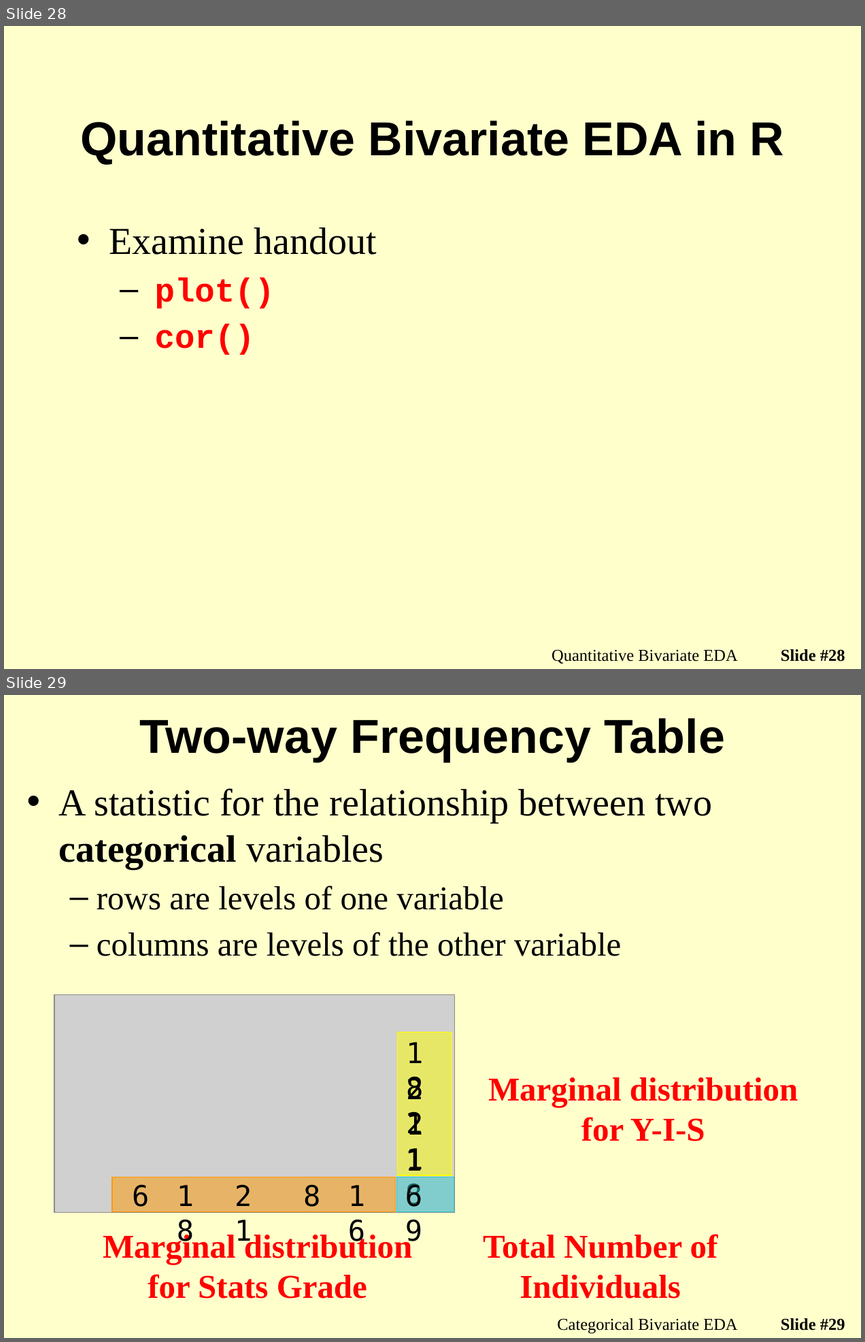
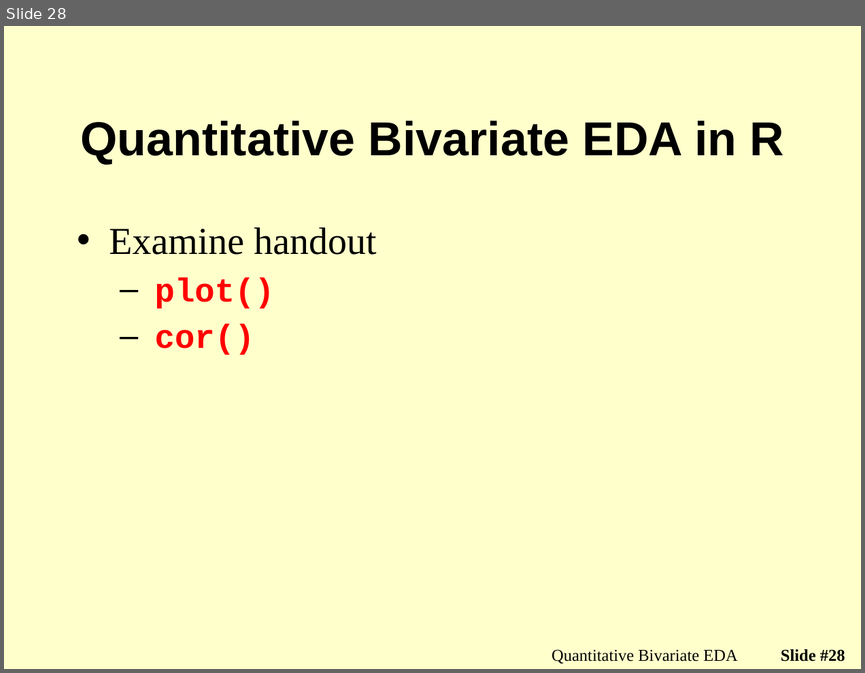
Before and after one commit to droglenc/NCMTH107, a slide deck: modules/BivEDA_Quantitative/PPT_old.pptx. Shown one above the other, each under a label of ours: slides 28 and 29 before the commit, slide 28 after it. The pictures are 865x1342 and 865x673 pixels, drawn with LibreOffice and Linux fonts; fonts in the diff are those of the drawing; grey boxes stand for pictures; background and template pictures are left out. Boxes give left, top, right and bottom in pixels: in the first picture for what was removed or moved away, otherwise in the second. Text is boxed around its words. In the diff, an @@ line names an element or a change of style, - is before the commit and + after.

Commit message:
Work on Bivariate EDA module

```diff
--- a/modules/BivEDA_Quantitative/PPT_old.pptx
+++ b/modules/BivEDA_Quantitative/PPT_old.pptx
@@ slide 29 removed at (x1=4, y1=695, x2=861, y2=1338), background picture (left out) @@
@@ title removed at (x1=140, y1=718, x2=724, y2=762) @@
-Two-way Frequency Table
@@ text removed at (x1=59, y1=788, x2=712, y2=956) @@
-• A statistic for the relationship between two categorical variables
-  – rows are levels of one variable
-  – columns are levels of the other variable
@@ picture removed at (x1=54, y1=994, x2=455, y2=1212) @@
@@ text removed at (x1=488, y1=1077, x2=798, y2=1141) @@
-Marginal distribution for Y-I-S
@@ group removed at (x1=396, y1=1031, x2=452, y2=1181): 4 texts, 1 rectangle @@
-18
-22
-11
-18
@@ rectangle removed at (x1=396, y1=1176, x2=454, y2=1211) @@
@@ text removed at (x1=396, y1=1173, x2=445, y2=1216) @@
-69
@@ group removed at (x1=112, y1=1173, x2=396, y2=1216): 5 texts, 1 rectangle @@
-16
-8
-21
-18
-6
@@ text removed at (x1=103, y1=1232, x2=412, y2=1298) @@
-Marginal distribution for Stats Grade
@@ text removed at (x1=483, y1=1234, x2=718, y2=1298) @@
-Total Number of Individuals
@@ text removed at (x1=557, y1=1318, x2=737, y2=1334) @@
-Categorical Bivariate EDA
@@ page number removed at (x1=781, y1=1318, x2=845, y2=1330) @@
-Slide #29
```
Also in this commit, not shown: 8 other slides removed, 4 other files.
